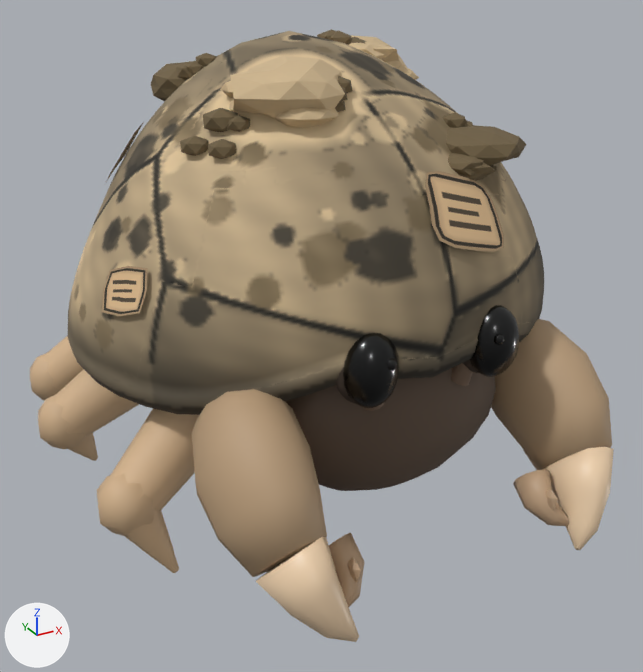
The glTF model public/models/wasuregani.glb as it was, and as the next commit left it.
Before and after are seen from a 50 mm camera at (-0.713, -1.363, 0.914) aimed at (-0.028, -0.118, 0.292). Lighting does not change. The marker at lower left points along +X, +Y and +Z. The older version comes first. Vertices at exactly the same position are counted once.

The older version as bpy lines, for what is in view:
```python
ob_wasuregani_arml = bpy.data.objects.new('wasuregani_armL', me_wasuregani_arml)
ob_wasuregani_arml.location = (0.0, 0.0, 0.0)
ob_wasuregani_armr = bpy.data.objects.new('wasuregani_armR', me_wasuregani_armr)
ob_wasuregani_armr.location = (0.0, 0.0, 0.0)
ob_wasuregani_eyes = bpy.data.objects.new('wasuregani_eyes', me_wasuregani_eyes)
ob_wasuregani_eyes.location = (0.0, 0.0, 0.0)
ob_wasuregani_nipl = bpy.data.objects.new('wasuregani_nipL', me_wasuregani_nipl)
ob_wasuregani_nipl.location = (0.0, 0.0, 0.0)
ob_wasuregani_nipr = bpy.data.objects.new('wasuregani_nipR', me_wasuregani_nipr)
ob_wasuregani_nipr.location = (0.0, 0.0, 0.0)
# also in view: 'wasuregani_legR2' at (-0.325, 0.283, 0.148); 'wasuregani' at (0.0, -0.023, 0.436); 'wasuregani_legR0' at (-0.338, -0.166, 0.149); 'wasuregani_legR1' at (-0.354, 0.083, 0.148)
```
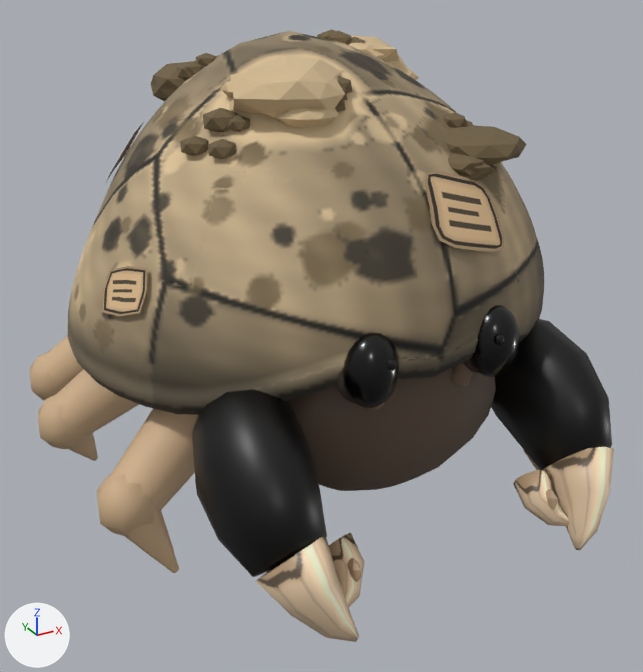
The edits, one by one:
Picture 'wasuregani_claw' (img_wasuregani_claw) is new.
Material 'wasuregani_claw' (mat_wasuregani_claw) is new.
Uses the picture img_wasuregani_claw.
me_wasuregani_nipl has 124 vertices, 228 faces and spans x 0.154..0.316, y -0.546..-0.333, z 0.03..0.191.
me_wasuregani_nipl is used by ob_wasuregani_nipl; location (0.0, 0.0, 0.0).
me_wasuregani_nipl part 1: all 92 faces that had it switch from mat_wasuregani_nail to mat_wasuregani_claw.
me_wasuregani_nipl part 2: 76 of the faces centred in x 0.157..0.216, y -0.513..-0.42, z 0.057..0.142 switch from mat_wasuregani_nailshade to mat_wasuregani_claw.
me_wasuregani_nipl part 3: texture (UV) coordinates changed.
me_wasuregani_nipl part 4: 217 faces centred in x 0.157..0.305, y -0.544..-0.338, z 0.03..0.165 are repainted in the vertex colours; the middle colour goes from white #f9f9f9 to white #ffffff.
me_wasuregani_arml has 179 vertices, 346 faces and spans x 0.143..0.35, y -0.508..-0.104, z 0.094..0.344.
me_wasuregani_arml is used by ob_wasuregani_arml; location (0.0, 0.0, 0.0).
me_wasuregani_arml part 5: 116 kept faces spanning x 0.187..0.35, y -0.508..-0.207, z 0.094..0.34 get new vertex colours; the middle colour goes from white #fafafa to black #000000.
me_wasuregani_arml part 6: 116 faces spanning x 0.187..0.35, y -0.508..-0.207, z 0.094..0.34 switch from mat_wasuregani_limb to mat_wasuregani_claw.
me_wasuregani_nipr has 124 vertices, 228 faces and spans x -0.318..-0.153, y -0.547..-0.33, z 0.028..0.193.
me_wasuregani_nipr is used by ob_wasuregani_nipr; location (0.0, 0.0, 0.0).
me_wasuregani_nipr part 7: all 92 faces that had it switch from mat_wasuregani_nail to mat_wasuregani_claw.
me_wasuregani_nipr part 8: 76 of the faces centred in x -0.216..-0.156, y -0.513..-0.422, z 0.057..0.141 switch from mat_wasuregani_nailshade to mat_wasuregani_claw.
me_wasuregani_nipr part 9: texture (UV) coordinates changed.
me_wasuregani_nipr part 10: 225 faces centred in x -0.307..-0.156, y -0.546..-0.335, z 0.028..0.171 are repainted in the vertex colours; the middle colour goes from white #f8f8f8 to white #ffffff.
me_wasuregani_armr has 179 vertices, 346 faces and spans x -0.354..-0.143, y -0.51..-0.104, z 0.093..0.344.
me_wasuregani_armr is used by ob_wasuregani_armr; location (0.0, 0.0, 0.0).
me_wasuregani_armr part 11: 116 kept faces spanning x -0.354..-0.184, y -0.51..-0.206, z 0.093..0.343 get new vertex colours; the middle colour goes from white #fbfbfb to black #000000.
me_wasuregani_armr part 12: 116 faces spanning x -0.354..-0.184, y -0.51..-0.206, z 0.093..0.343 switch from mat_wasuregani_limb to mat_wasuregani_claw.

Changed parts and their boxes [x1, y1, x2, y2] in the pictures (643 x 672 px):
'wasuregani_nipR', recoloured, surface changed
    both: [256, 533, 364, 642]
'wasuregani_nipL', recoloured, surface changed
    both: [513, 447, 614, 550]
part 1 of me_wasuregani_nipl, recoloured
    both: [544, 447, 614, 550]
part 2 of me_wasuregani_nipl, recoloured
    both: [513, 469, 569, 526]
part 4 of me_wasuregani_nipl, recoloured
    both: [513, 447, 614, 550]
part 5 of me_wasuregani_arml, recoloured (darker)
    both: [491, 319, 612, 470]
part 6 of me_wasuregani_arml, recoloured (brown to black)
    both: [491, 319, 612, 470]
part 7 of me_wasuregani_nipr, recoloured
    both: [256, 537, 359, 642]
part 8 of me_wasuregani_nipr, recoloured
    both: [329, 533, 364, 607]
part 10 of me_wasuregani_nipr, recoloured
    both: [256, 533, 364, 642]
part 11 of me_wasuregani_armr, recoloured (darker)
    both: [192, 389, 327, 577]
part 12 of me_wasuregani_armr, recoloured (beige to black)
    both: [192, 389, 327, 577]
